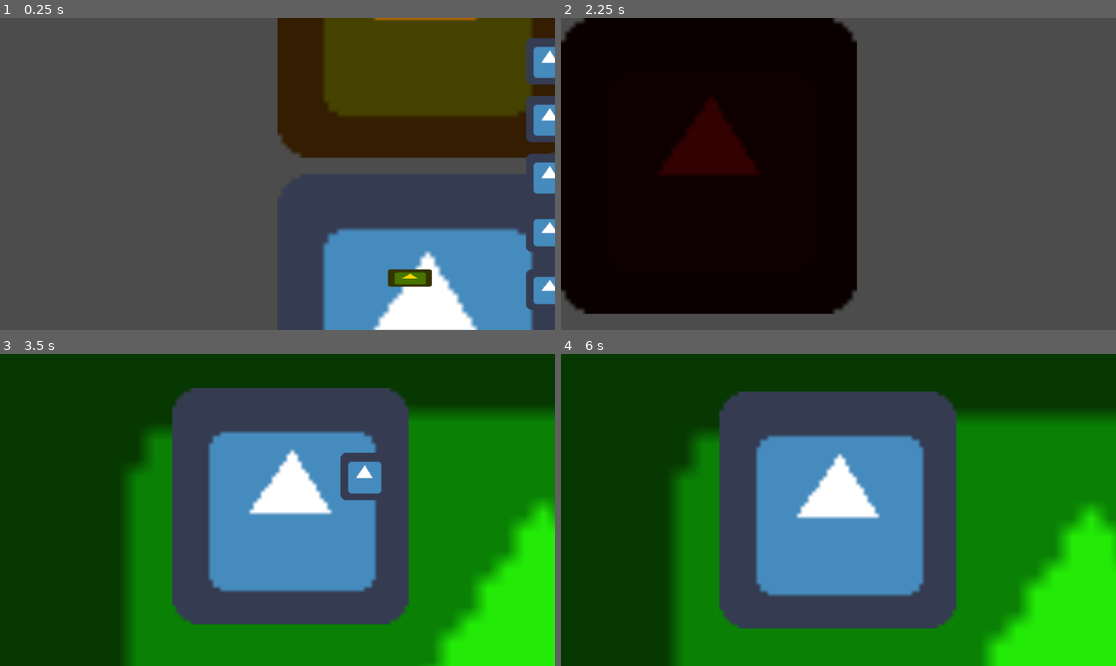
Above: before the commit, frames 1-4 (two rows, left to right).
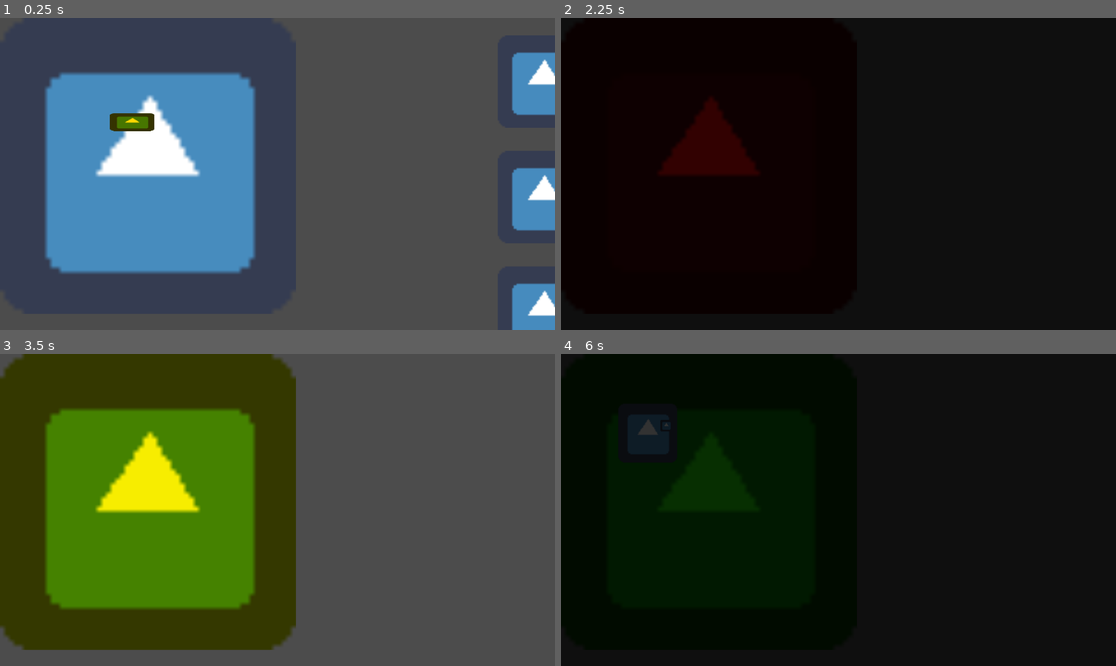
Above: after the commit, the same moments.

Repository: bemain/game-jam-2022w8
Game: Godot game, scene res://World.tscn
Two runs of this game, one before a commit and one after it. Both use one fixed random seed, a clock stepped at 60 frames per second and the inputs below. The engine's default icon, where the game draws it, is replaced by a stand-in: a white triangle on a blue panel in a dark square.
Inputs (mouse positions are in pixels of both pictures, inside the frame that each line leads up to):
- Up to frame 1 (0.25 s): no input
- Up to frame 2 (2.25 s): move the mouse to (971, 276) at 0.52 s; hold Right (ui_right) 0.53-1.28 s; click (971, 276) at 0.67 s; move the mouse to (727, 189) at 1.27 s; hold Down (ui_down) 1.28-2.03 s; tap Enter at 2 s; move the mouse to (894, 105) at 2.02 s; hold Right (ui_right) from 2.03 s (still down)
- Up to frame 3 (3.5 s): move the mouse to (88, 432) at 2.77 s; release Right (ui_right) at 2.78 s; hold Up (ui_up) from 2.78 s (still down); click (88, 432) at 2.92 s
- Up to frame 4 (6 s): move the mouse to (927, 475) at 3.52 s; release Up (ui_up) at 3.53 s; hold Left (ui_left) 3.53-5.03 s; click (927, 475) at 3.67 s; tap Space at 4.25 s; move the mouse to (672, 463) at 4.27 s; tap Enter at 5 s; move the mouse to (866, 510) at 5.02 s; hold Down (ui_down) 5.03-5.78 s; click (866, 510) at 5.17 s; move the mouse to (755, 432) at 5.77 s; hold Right (ui_right) from 5.78 s (still down)

The runs differ from the first frame. In frame 1, 60% of the frame differs, in the area x 8-100%, y 0-100%; in frame 2, 50%; in frame 3, 92%; in frame 4, 100%, in the area x 0-100%, y 0-100%.

Commit message:
Put Room and Camera inside Viewport

Diff:
--- a/Camera.gd
+++ b/Camera.gd
@@ -40,7 +40,7 @@
 
 func _process(delta):
 	var target_offset = Vector2.ZERO
-	var target_zoom = Vector2(2, 2)
+	var target_zoom = Vector2(1, 1)
 	if Gamestate.focused_object:  # Focus on focused object, if any
 		var focused_node: Node2D = Gamestate.objects[Gamestate.focused_object]
 		target_offset = focused_node.global_position - global_position
--- a/World.tscn
+++ b/World.tscn
@@ -23,7 +23,7 @@
 "values": [ Color( 1, 1, 1, 1 ), Color( 0, 0, 0, 1 ), Color( 1, 1, 1, 1 ) ]
 }
 tracks/1/type = "method"
-tracks/1/path = NodePath("Camera")
+tracks/1/path = NodePath("ViewportContainer/Viewport/Camera")
 tracks/1/interp = 1
 tracks/1/loop_wrap = true
 tracks/1/imported = false
@@ -41,7 +41,7 @@
 resource_name = "Toggle Inventory"
 length = 0.4
 tracks/0/type = "value"
-tracks/0/path = NodePath("Camera/Inventory:margin_left")
+tracks/0/path = NodePath("Inventory:margin_left")
 tracks/0/interp = 1
 tracks/0/loop_wrap = true
 tracks/0/imported = false
@@ -53,7 +53,7 @@
 "values": [ 720.0, 1020 ]
 }
 tracks/1/type = "value"
-tracks/1/path = NodePath("Camera/Inventory:margin_right")
+tracks/1/path = NodePath("Inventory:margin_right")
 tracks/1/interp = 1
 tracks/1/loop_wrap = true
 tracks/1/imported = false
@@ -67,28 +67,47 @@
 
 [node name="World" type="Node2D"]
 
-[node name="Room_Test" parent="." instance=ExtResource( 1 )]
+[node name="CanvasModulate" type="CanvasModulate" parent="."]
 
-[node name="Camera" type="Camera2D" parent="."]
+[node name="AnimationPlayer" type="AnimationPlayer" parent="."]
+anims/Fade = SubResource( 1 )
+"anims/Toggle Inventory" = SubResource( 2 )
+
+[node name="BackgroundMusicPlayer" type="AudioStreamPlayer" parent="."]
+script = ExtResource( 6 )
+
+[node name="ViewportContainer" type="ViewportContainer" parent="."]
+margin_right = 1920.0
+margin_bottom = 1080.0
+rect_scale = Vector2( 0.5, 0.5 )
+__meta__ = {
+"_edit_use_anchors_": false
+}
+
+[node name="Viewport" type="Viewport" parent="ViewportContainer"]
+size = Vector2( 1920, 1080 )
+size_override_stretch = true
+handle_input_locally = false
+usage = 0
+render_target_update_mode = 3
+
+[node name="Room_Test" parent="ViewportContainer/Viewport" instance=ExtResource( 1 )]
+
+[node name="Camera" type="Camera2D" parent="ViewportContainer/Viewport"]
+position = Vector2( 960, 540 )
 current = true
-zoom = Vector2( 2, 2 )
 script = ExtResource( 2 )
 
-[node name="Inventory" type="Control" parent="Camera"]
-anchor_left = 1.0
-anchor_top = 0.5
-anchor_right = 1.0
-anchor_bottom = 0.5
-margin_left = 720.0
-margin_top = -500.0
-margin_right = 920.0
-margin_bottom = 500.0
+[node name="Inventory" type="Control" parent="."]
+margin_left = 1000.0
+margin_right = 200.0
+margin_bottom = 1000.0
 script = ExtResource( 4 )
 __meta__ = {
 "_edit_use_anchors_": false
 }
 
-[node name="Inv1" type="TextureRect" parent="Camera/Inventory"]
+[node name="Inv1" type="TextureRect" parent="Inventory"]
 anchor_left = 0.5
 anchor_right = 0.5
 margin_left = -80.0
@@ -101,7 +120,7 @@
 "_edit_use_anchors_": false
 }
 
-[node name="Inv2" type="TextureRect" parent="Camera/Inventory"]
+[node name="Inv2" type="TextureRect" parent="Inventory"]
 anchor_left = 0.5
 anchor_right = 0.5
 margin_left = -80.0
@@ -114,7 +133,7 @@
 "_edit_use_anchors_": false
 }
 
-[node name="Inv3" type="TextureRect" parent="Camera/Inventory"]
+[node name="Inv3" type="TextureRect" parent="Inventory"]
 anchor_left = 0.5
 anchor_right = 0.5
 margin_left = -80.0
@@ -127,7 +146,7 @@
 "_edit_use_anchors_": false
 }
 
-[node name="Inv4" type="TextureRect" parent="Camera/Inventory"]
+[node name="Inv4" type="TextureRect" parent="Inventory"]
 anchor_left = 0.5
 anchor_right = 0.5
 margin_left = -80.0
@@ -140,7 +159,7 @@
 "_edit_use_anchors_": false
 }
 
-[node name="Inv5" type="TextureRect" parent="Camera/Inventory"]
+[node name="Inv5" type="TextureRect" parent="Inventory"]
 anchor_left = 0.5
 anchor_right = 0.5
 margin_left = -80.0
@@ -152,12 +171,3 @@
 __meta__ = {
 "_edit_use_anchors_": false
 }
-
-[node name="CanvasModulate" type="CanvasModulate" parent="."]
-
-[node name="AnimationPlayer" type="AnimationPlayer" parent="."]
-anims/Fade = SubResource( 1 )
-"anims/Toggle Inventory" = SubResource( 2 )
-
-[node name="BackgroundMusicPlayer" type="AudioStreamPlayer" parent="."]
-script = ExtResource( 6 )
